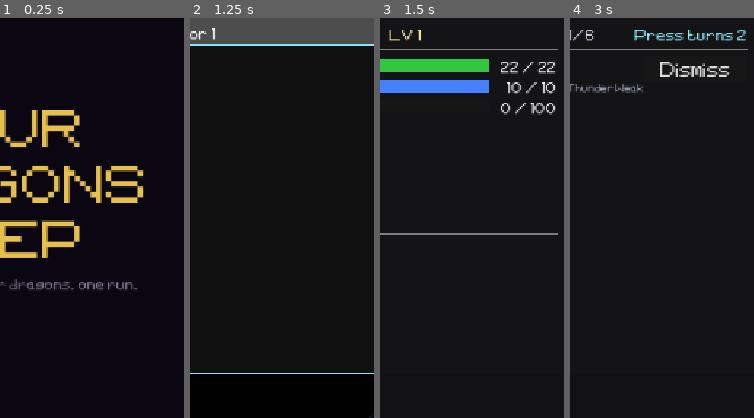
Above: before the commit, frames 1-4 (left to right).
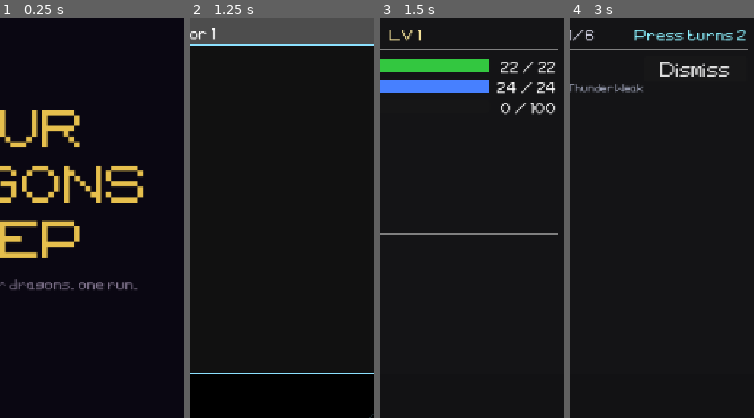
Above: after the commit, the same moments.

Repository: tausiftt5238/four-dragons-deep
Game: Godot game, scene res://scenes/title.tscn
Two runs of this game, one before a commit and one after it. Both use one fixed random seed, a clock stepped at 60 frames per second and the inputs below.
Inputs:
- Up to frame 1 (0.25 s): no input
- Up to frame 2 (1.25 s): click "NEW GAME" at 0.5 s
- Up to frame 3 (1.5 s): click "Menu" at 1.25 s
- Up to frame 4 (3 s): click "Stats" at 2 s; click "Party" at 2.75 s
The pictures show only the part of the screen within x 50-100%, y 0-50%; the shares and areas given below are measured in that part.

Frames 1-2 are identical in both runs. In frame 3, 0.6% of the frame differs, in the area x 63-96%, y 16-19%; in frame 4, nothing differs.

Commit message:
a survivable opening, and two stones that do not wear off
Starting MP was 10 against an 8 MP Ember: one cast, then nothing for the
rest of the floor. It is 24 now, which is three.

A floor-one demon carried 32 HP against the hero's 22. The opening floors
now keep a fraction of their HP — 0.60, 0.78, 0.92 — so floor one lands at
19. Ramped rather than dropped on floor one alone, which would only have
moved the wall to floor two.

Heartstone (+15 max HP) and Wellstone (+8 max MP) are permanent, refill
both pools, and come from chests and kills. They are rolled on their own
odds rather than added to the drop table: in the table they were one entry
among ninety, which measured at ONE stone across a whole twenty-floor run.
At 10% a chest and 3% a kill it comes to about ten, worth +75 HP and +40 MP
over a run — a level's worth early, 4% of the bar by floor twenty.

Co-Authored-By: Claude Opus 5 <noreply@anthropic.com>
Claude-Session: https://claude.ai/code/session_01WLmTsWwNrHbwosBaKzJxbn

Diff:
--- a/scripts/core/main.gd
+++ b/scripts/core/main.gd
@@ -1216,7 +1216,11 @@
 	player_char.gold += coin
 	var found: Array[String] = ["%d gold" % coin]
 
-	if randi() % 100 < 70:
+	var stone: Dictionary = Item.roll_stone(Item.STONE_FROM_CHEST)
+	if not stone.is_empty():
+		player_char.add_item(stone, 1)
+		found.append(stone["name"] as String)
+	elif randi() % 100 < 70:
 		var table: Array[Dictionary] = Item.drop_table_for_floor(floor_num)
 		var item: Dictionary = table[randi() % table.size()].duplicate()
 		player_char.add_item(item, 1)
--- a/scripts/data/item.gd
+++ b/scripts/data/item.gd
@@ -99,6 +99,40 @@
 			0, 0, 4, "all")
 
 
+# ── Stones ────────────────────────────────────────────────────────────────────
+#
+# The only items that do not wear off. A flat gain rather than a scaling one:
+# early it is most of a level, deep it is a rounding error, which is what makes
+# finding one on floor two worth the walk and stops a late hoard from breaking
+# the last band. Held in _hp_bonus / _mp_bonus, which already save and load.
+
+static func heartstone() -> Dictionary:
+	var d: Dictionary = {id="heartstone", name="Heartstone", type="consumable",
+			desc="Raises maximum HP by 15, for good.",
+			hp_restore=0, mp_restore=0, floor=1, qty=1, max_hp_gain=15}
+	return d
+
+static func wellstone() -> Dictionary:
+	var d: Dictionary = {id="wellstone", name="Wellstone", type="consumable",
+			desc="Raises maximum MP by 8, for good.",
+			hp_restore=0, mp_restore=0, floor=1, qty=1, max_mp_gain=8}
+	return d
+
+
+# Stones are rolled on their own rather than sitting in the drop table. In the
+# table they were one entry among ninety, which came to ONE stone across a
+# whole twenty-floor run — too rare to be a thing the player ever notices.
+# A separate roll makes the rate a number someone can read and change.
+const STONE_FROM_CHEST: int = 10   # percent
+const STONE_FROM_KILL:  int = 3    # percent
+
+
+static func roll_stone(chance_pct: int) -> Dictionary:
+	if randi() % 100 >= chance_pct:
+		return {}
+	return heartstone() if randi() % 2 == 0 else wellstone()
+
+
 # ── Predefined scrolls ────────────────────────────────────────────────────────
 
 static func scroll_cure() -> Dictionary:
--- a/scripts/entities/enemy.gd
+++ b/scripts/entities/enemy.gd
@@ -721,6 +721,21 @@
 	return maxi(1, roundi(float(floor_num) * 1.5) + rank)
 
 
+# What a demon met on the opening floors keeps of its HP. The first floor is the
+# only place the player has no levels, no gear and one spell, and a tier-one
+# demon there outlasted them: 32-45 HP against a starting 22.
+#
+# Ramped over three floors rather than dropped on floor one alone, which would
+# have put a wall at floor two instead of a brutal opening at floor one.
+const OPENING_HP: Array[float] = [0.60, 0.78, 0.92]
+
+
+static func opening_hp_scale(floor_num: int) -> float:
+	if floor_num < 1 or floor_num > OPENING_HP.size():
+		return 1.0
+	return OPENING_HP[floor_num - 1]
+
+
 # Which band of demons a floor draws from. Five floors to a tier, four tiers,
 # and a boss closing each one.
 static func tier_for_floor(floor_num: int) -> int:
@@ -762,6 +777,8 @@
 	e.ailment_chance  = int(t.get("ail", 12))
 	e.tint            = tint_for_floor(floor_num)
 	e.compute_max_hp()
+	e.max_hp = maxi(1, roundi(float(e.max_hp) * opening_hp_scale(floor_num)))
+	e.hp = e.max_hp
 	e.compute_max_mp()
 	return e
 
@@ -836,6 +853,10 @@
 
 # Returns a random item drop, or an empty dict if nothing drops (65% no-drop).
 func roll_drop() -> Dictionary:
+	# Rolled ahead of the table and on its own odds — see Item.roll_stone.
+	var stone: Dictionary = Item.roll_stone(Item.STONE_FROM_KILL)
+	if not stone.is_empty():
+		return stone
 	if randi() % 100 < 65:
 		return {}
 	var table: Array[Dictionary] = Item.drop_table_for_floor(spawn_floor)
--- a/scripts/entities/player_character.gd
+++ b/scripts/entities/player_character.gd
@@ -409,6 +409,10 @@
 	luk = 3
 	exp = 0
 	exp_to_next = 100
+	# The run opens holding one spell. On the bare formula that is 10 MP — a
+	# single cast of Ember and then nothing for the rest of the floor, which is
+	# not a loadout so much as a demonstration. Three casts is a start.
+	_mp_bonus = 14
 	compute_max_hp()
 	compute_max_mp()
 
@@ -616,6 +620,10 @@
 func can_use_item(item: Dictionary) -> bool:
 	match item["type"]:
 		"consumable":
+			# A stone always has something to do: the ceiling it raises is never
+			# already full.
+			if item.get("max_hp_gain", 0) > 0 or item.get("max_mp_gain", 0) > 0:
+				return true
 			if item.get("hp_restore", 0) > 0 and hp < max_hp:
 				return true
 			if item.get("mp_restore", 0) > 0 and mp < max_mp:
@@ -636,6 +644,23 @@
 	match item["type"]:
 		"consumable":
 			var msg: String = ""
+			var max_hp_up: int = item.get("max_hp_gain", 0)
+			var max_mp_up: int = item.get("max_mp_gain", 0)
+			if max_hp_up > 0 or max_mp_up > 0:
+				# Both pools come back full, which is compute_max_*'s own
+				# behaviour — a stone raises the ceiling and fills what it
+				# raised. That makes one worth carrying to a boss door.
+				_hp_bonus += max_hp_up
+				_mp_bonus += max_mp_up
+				compute_max_hp()
+				compute_max_mp()
+				if max_hp_up > 0:
+					msg += "Maximum HP is now %d. " % max_hp
+				if max_mp_up > 0:
+					msg += "Maximum MP is now %d. " % max_mp
+				msg += "Restored to full."
+				remove_item(item, 1)
+				return msg.strip_edges()
 			var hp_val: int  = item.get("hp_restore", 0)
 			var mp_val: int  = item.get("mp_restore", 0)
 			var cure: String = item.get("cures_status", "")
--- a/scripts/ui/menu_tab_items.gd
+++ b/scripts/ui/menu_tab_items.gd
@@ -80,7 +80,10 @@
 		# Ailments end with the fight, so an item that only cures one has nothing
 		# to do out here. It still lists and still belts — the player wants to
 		# see what they are carrying — but the field offers no Use for it.
-		if int(item.get("hp_restore", 0)) > 0 or int(item.get("mp_restore", 0)) > 0:
+		# A stone raises a ceiling and refills it, so it is always worth using.
+		if int(item.get("hp_restore", 0)) > 0 or int(item.get("mp_restore", 0)) > 0 \
+				or int(item.get("max_hp_gain", 0)) > 0 \
+				or int(item.get("max_mp_gain", 0)) > 0:
 			actions.append({
 				text = "Use", disabled = not p.can_use_item(item),
 				press = func() -> void:
